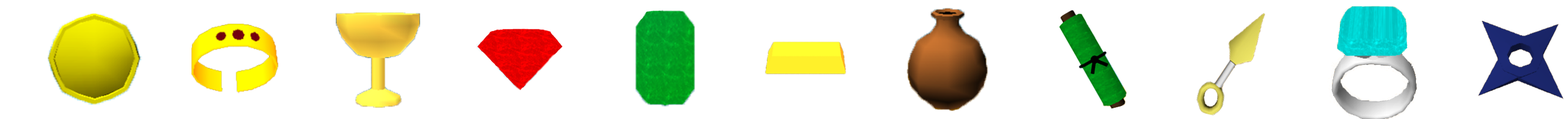
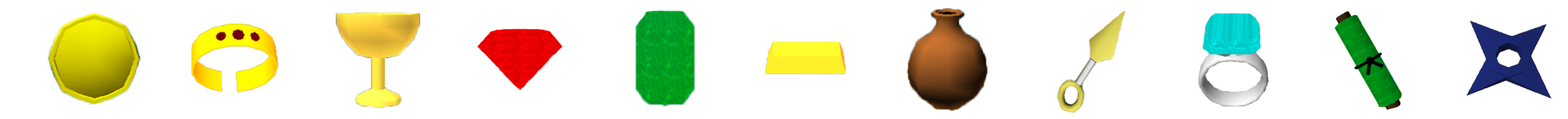
Revision of a layered 1568px x 119px image; what changed, layer by layer:
painted on "手裏剣" over [1466, 20, 1564, 100]
painted on "巻物" over [1058, 9, 1403, 110]
painted on "ダイアモンド" over [1194, 5, 1418, 119]
painted on "クナイ" over [1056, 10, 1266, 116]
